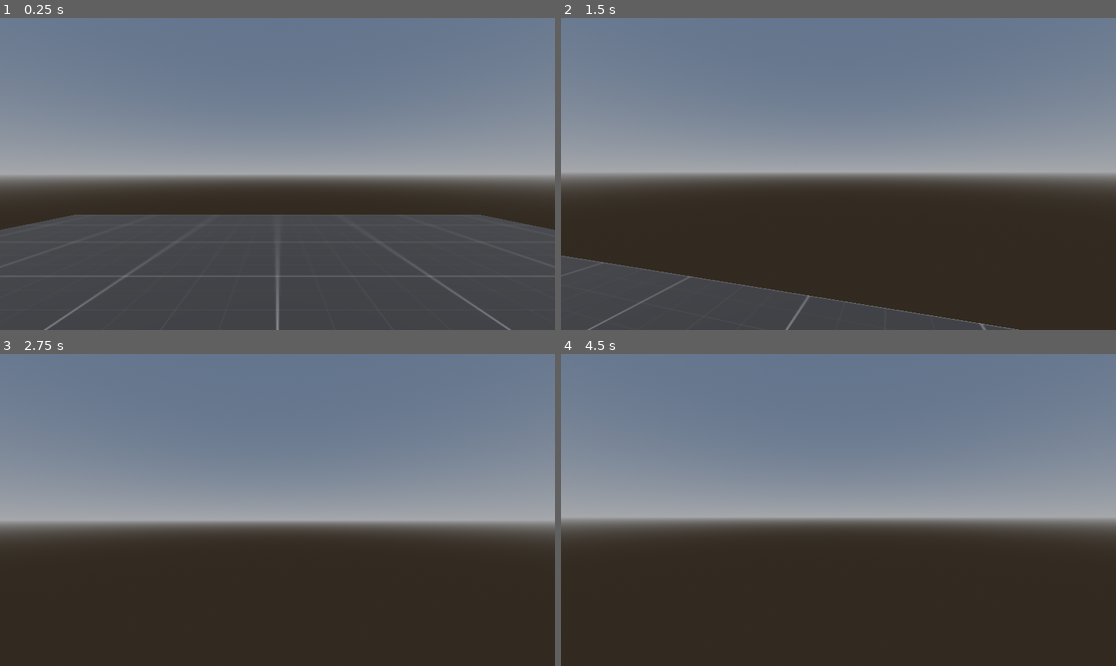
Above: before the commit, frames 1-4 (two rows, left to right).
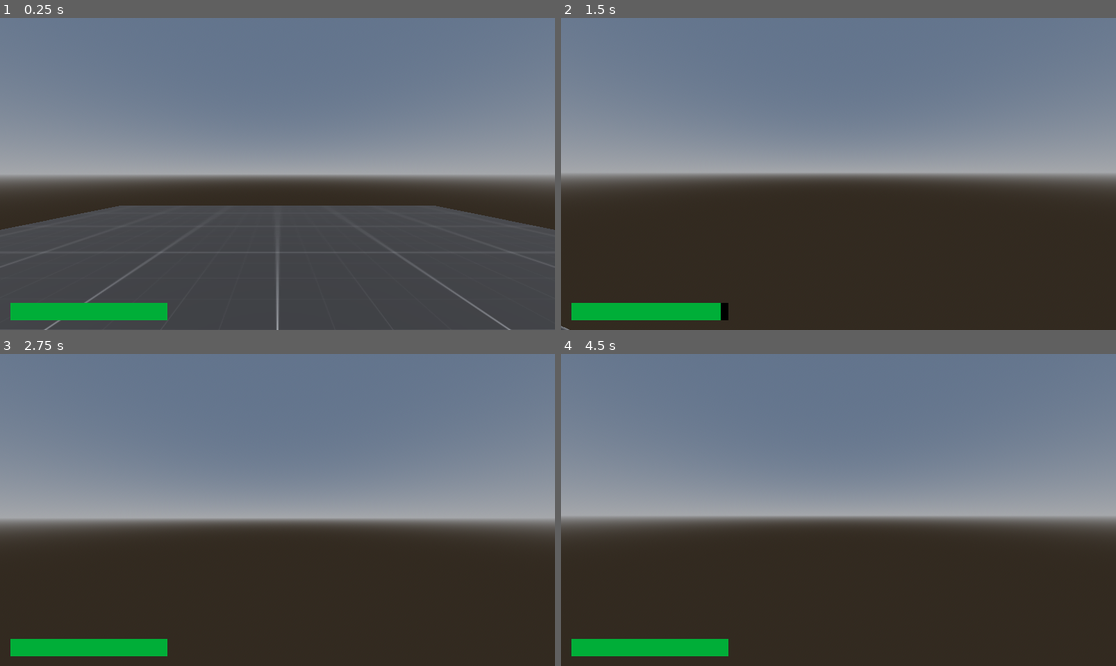
Above: after the commit, the same moments.

Repository: TheCrimsonHeart1/Shooter-Game
Game: Godot game, scene res://Scenes/Maps/Test Maps/test_map1.tscn
The game is run twice, just before and just after one commit, with the same random seed, the same clock (stepped at 60 frames per second) and the same inputs. The project has no main scene, so this scene is started directly.
Inputs (mouse positions are in pixels of both pictures, inside the frame that each line leads up to):
- Up to frame 1 (0.25 s): no input
- Up to frame 2 (1.5 s): tap Enter at 0.5 s; move the mouse to (866, 174) at 0.52 s; hold Shift (sprint, bound only after the commit) 0.53-1.28 s; hold W (forward) from 0.53 s (still down); tap Space (jump) at 0.77 s; move the mouse to (810, 174) at 1.27 s; tap Shift (sprint, bound only after the commit) at 1.35 s
- Up to frame 3 (2.75 s): keep holding W (forward); tap Space (jump) at 1.52 s; move the mouse to (288, 503) at 2.02 s; hold Shift (sprint, bound only after the commit) from 2.03 s (still down)
- Up to frame 4 (4.5 s): keep holding W (forward); tap Space (jump) at 2.75, 3.02, 3.77, 4.25 s; move the mouse to (832, 516) at 2.77 s; release Shift (sprint, bound only after the commit) at 2.78 s; tap Shift (sprint, bound only after the commit) at 2.85, 4.35 s; tap Enter at 3.5 s; move the mouse to (877, 513) at 3.52 s; hold Shift (sprint, bound only after the commit) 3.53-4.28 s; move the mouse to (794, 506) at 4.27 s

The runs differ from the first frame. In frame 1, 3.7% of the frame differs, in the area x 0-100%, y 60-97%; in frame 2, 9.9%, in the area x 0-83%, y 76-100%; in frame 3, 3.8%; in frame 4, 2.6%.

Commit message:
Sprinting now works

Diff:
--- a/Scenes/Entities/Players/BasePlayer/base_player.tscn
+++ b/Scenes/Entities/Players/BasePlayer/base_player.tscn
@@ -1,10 +1,22 @@
-[gd_scene load_steps=4 format=3 uid="uid://bsybk1mgogfkb"]
+[gd_scene load_steps=8 format=3 uid="uid://bsybk1mgogfkb"]
 
 [ext_resource type="Script" uid="uid://bccdb6u4u2l8b" path="res://Scripts/Entities/Player/Movement/PlayerMovement.gd" id="1_evp4c"]
 
 [sub_resource type="CapsuleShape3D" id="CapsuleShape3D_2useb"]
 
 [sub_resource type="CapsuleMesh" id="CapsuleMesh_2useb"]
+
+[sub_resource type="Gradient" id="Gradient_m5k1b"]
+
+[sub_resource type="GradientTexture2D" id="GradientTexture2D_6xa31"]
+gradient = SubResource("Gradient_m5k1b")
+fill_from = Vector2(1, 0)
+
+[sub_resource type="Gradient" id="Gradient_fkeof"]
+colors = PackedColorArray(2.9841065e-06, 0.68260616, 0.22085953, 1, 0, 0.68235296, 0.21960784, 1)
+
+[sub_resource type="GradientTexture2D" id="GradientTexture2D_guygx"]
+gradient = SubResource("Gradient_fkeof")
 
 [node name="BasePlayer" type="Node3D"]
 
@@ -21,3 +33,21 @@
 
 [node name="PlayerCamera" type="Camera3D" parent="PlayerBody/PlayerHead"]
 transform = Transform3D(1, 0, 0, 0, 1, 0, 0, 0, 1, 0, 1, 0)
+fov = 90.0
+
+[node name="PlayerUI" type="CanvasLayer" parent="PlayerBody"]
+
+[node name="StaminaBar" type="TextureProgressBar" parent="PlayerBody/PlayerUI"]
+anchors_preset = -1
+anchor_top = 1.0
+anchor_bottom = 1.0
+offset_left = 36.999996
+offset_top = -93.0
+offset_right = 101.0
+offset_bottom = -29.0
+grow_vertical = 0
+scale = Vector2(8.465, 0.925)
+value = 100.0
+texture_under = SubResource("GradientTexture2D_6xa31")
+texture_progress = SubResource("GradientTexture2D_guygx")
+metadata/_edit_use_anchors_ = true
--- a/Scripts/Entities/Player/Movement/PlayerMovement.gd
+++ b/Scripts/Entities/Player/Movement/PlayerMovement.gd
@@ -8,12 +8,26 @@
 @export var accelerationRateInAir = 3
 @export var headbobFrequency = 3.0
 @export var headbobAmplitude = 0.04
+@export var sprintMultiplier := 1.6
+@export var sprintAcceleration := 10.0
+@export var maxStamina := 100.0
+@export var staminaDrainRate := 25.0
+@export var staminaRegenRate := 15.0
+@export var staminaRegenDelay := 0.4
+
 
 @onready var playerCamera = $PlayerHead/PlayerCamera
+@onready var staminaBar = $PlayerUI/StaminaBar
 
 var accelerationRate = 0
 var pitch = 0.0
 var headbobTime = 0.0
+var stamina := maxStamina
+var staminaRegenTimer := 0.0
+var displayed_stamina := maxStamina
+var stamina_velocity := 0.0
+
+
 
 func _ready() -> void:
 	Input.mouse_mode = Input.MOUSE_MODE_CAPTURED
@@ -23,6 +37,8 @@
 		rotate_y(deg_to_rad(-event.relative.x * mouseSensitivity))
 
 		pitch -= event.relative.y * mouseSensitivity
+		pitch = clamp(pitch, -89.0, 89.0)
+
 		playerCamera.rotation.x = deg_to_rad(pitch)
 
 func _physics_process(delta: float) -> void:
@@ -42,12 +58,50 @@
 
 	var direction := (transform.basis * Vector3(inputDirection.x, 0, inputDirection.y)).normalized()
 
+	var currentSpeed : float = movementSpeed
+	var isSprinting := false
 
-	var targetVelocity : Vector3 = direction * movementSpeed
+	if Input.is_action_pressed("sprint") \
+	and direction != Vector3.ZERO \
+	and is_on_floor() \
+	and stamina > 0.0:
+		isSprinting = true
+		currentSpeed *= sprintMultiplier
+		accelerationRate = sprintAcceleration
+
+
+	var targetVelocity : Vector3 = direction * currentSpeed
+
 	velocity.x = lerp(velocity.x, targetVelocity.x, accelerationRate * delta)
 	velocity.z = lerp(velocity.z, targetVelocity.z, accelerationRate * delta)
 
 	move_and_slide()
+
+
+	if isSprinting:
+		stamina -= staminaDrainRate * delta
+		stamina = max(stamina, 0.0)
+		staminaRegenTimer = staminaRegenDelay
+	else:
+		if staminaRegenTimer > 0.0:
+			staminaRegenTimer -= delta
+		else:
+			stamina += staminaRegenRate * delta
+			stamina = min(stamina, maxStamina)
+
+func _process(delta):
+	var stiffness := 35.0
+	var damping := 14.0
+
+	var force := (stamina - displayed_stamina) * stiffness
+	stamina_velocity += force * delta
+	stamina_velocity *= exp(-damping * delta)
+
+	displayed_stamina += stamina_velocity * delta
+
+	staminaBar.value = displayed_stamina
+
+
 
 func applyGravity(delta):
 	if not is_on_floor():
--- a/project.godot
+++ b/project.godot
@@ -47,3 +47,8 @@
 "events": [Object(InputEventKey,"resource_local_to_scene":false,"resource_name":"","device":-1,"window_id":0,"alt_press …(191 unchanged characters)…
 ]
 }
+sprint={
+"deadzone": 0.2,
+"events": [Object(InputEventKey,"resource_local_to_scene":false,"resource_name":"","device":-1,"window_id":0,"alt_pressed":false,"shift_pressed":false,"ctrl_pressed":false,"meta_pressed":false,"pressed":false,"keycode":0,"physical_keycode":4194325,"key_label":0,"unicode":0,"location":0,"echo":false,"script":null)
+]
+}
